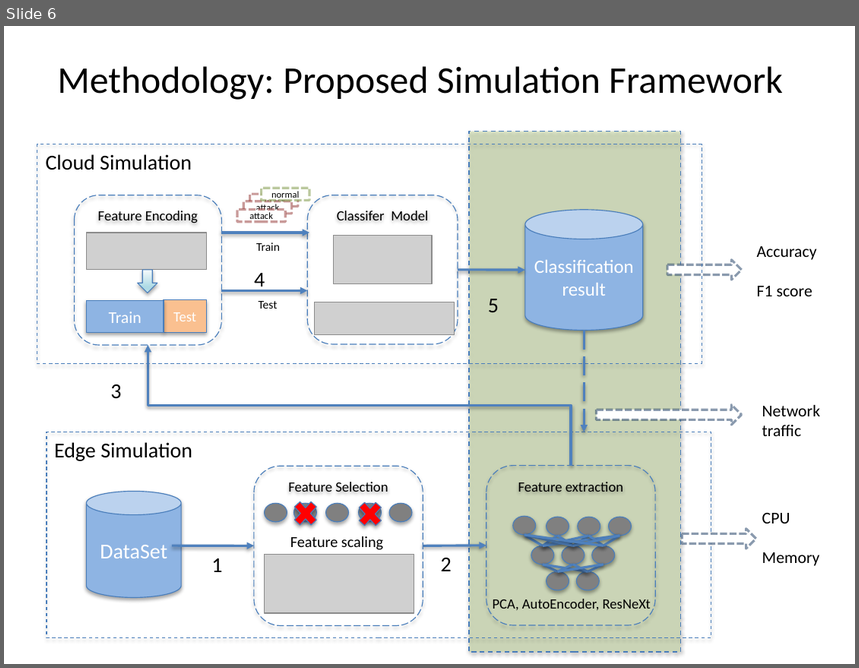
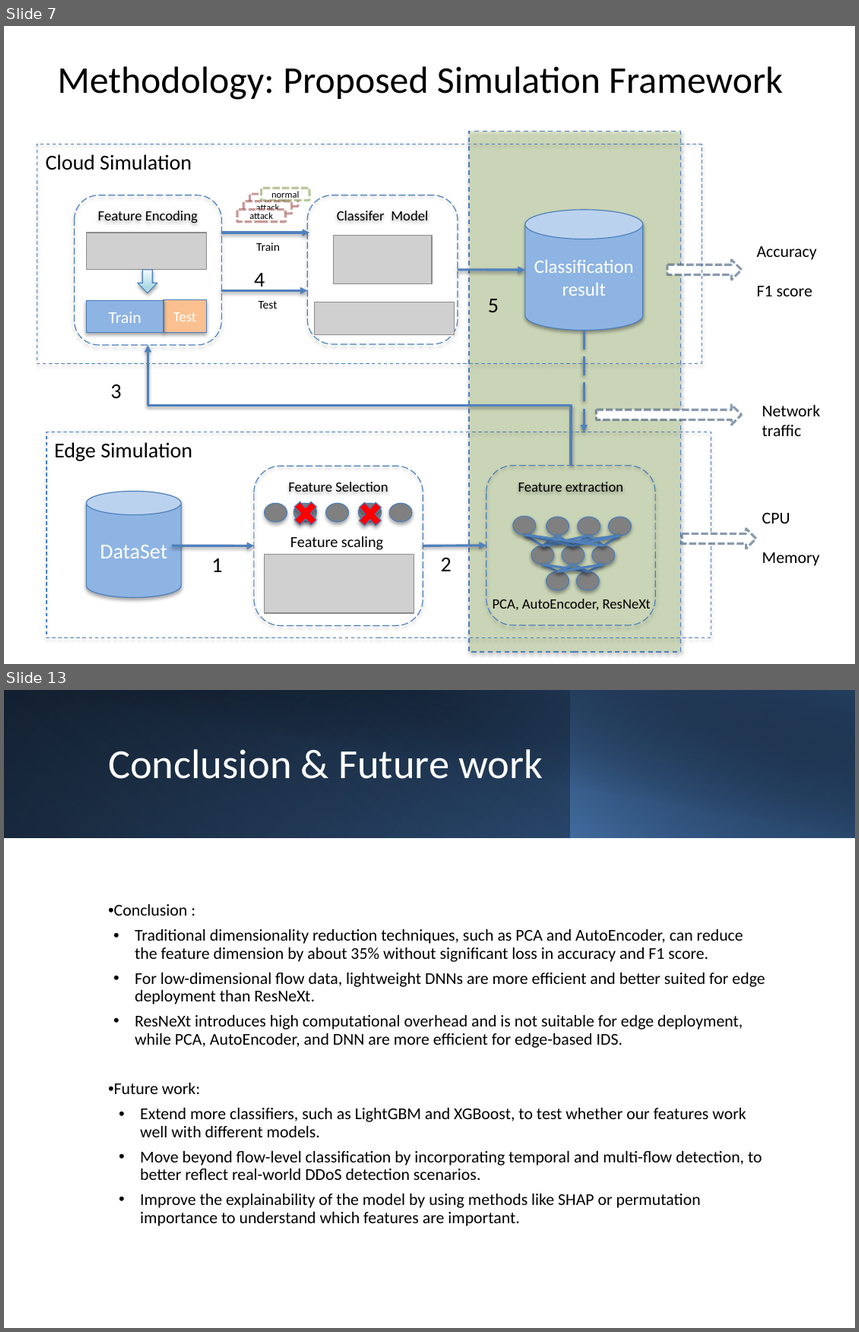
Before and after one commit to YMa10-ACS/Edge-IDS-Framework, a slide deck: Presentation/IoMT_IDS_Presentation.pptx. Shown one above the other, each under a label of ours: slide 6 before the commit, slides 7 and 13 after it; the slides between them are not shown. The pictures are 859x668 and 859x1332 pixels, drawn with LibreOffice and Linux fonts; fonts in the diff are those of the drawing; grey boxes stand for pictures. Boxes give left, top, right and bottom in pixels: in the first picture for what was removed or moved away, otherwise in the second. Text is boxed around its words. In the diff, an @@ line names an element or a change of style, - is before the commit and + after.

```diff
--- a/Presentation/IoMT_IDS_Presentation.pptx
+++ b/Presentation/IoMT_IDS_Presentation.pptx
@@ slide 13 added at [4, 690, 855, 1328], background #FFFFFF @@
@@ rectangle added at [4, 690, 855, 838], fill gradient #000000 to #376092 @@
@@ rectangle added at [4, 690, 571, 838], fill gradient #4F81BD to #254061 @@
@@ rectangle added at [37, 690, 855, 839], fill gradient #000000 to #254061 @@
@@ rectangle added at [571, 690, 855, 838], fill gradient #4F81BD to #000000 @@
@@ title added at [108, 749, 543, 779], 35 pt, text #FFFFFF @@
+Conclusion & Future work
@@ text added at [114, 904, 765, 1227], 14 pt, text #000000 @@
+• Conclusion :
+• Traditional dimensionality reduction techniques, such as PCA and AutoEncoder, can reduce the feature dimension by about 35% without significant loss in accuracy and F1 score.
+• For low-dimensional flow data, lightweight DNNs are more efficient and better suited for edge deployment than ResNeXt.
+• ResNeXt introduces high computational overhead and is not suitable for edge deployment, while PCA, AutoEncoder, and DNN are more efficient for edge-based IDS.
+• Future work:
+• Extend more classifiers, such as LightGBM and XGBoost, to test whether our features work well with different models.
+• Move beyond flow-level classification by incorporating temporal and multi-flow detection, to better reflect real-world DDoS detection scenarios.
+• Improve the explainability of the model by using methods like SHAP or permutation importance to understand which features are important.
@@ what was slide 6 is now slide 7 @@
```
Also in this commit, not shown: 5 slides changed, 5 other slides added, 5 slides removed, 1 other file.
